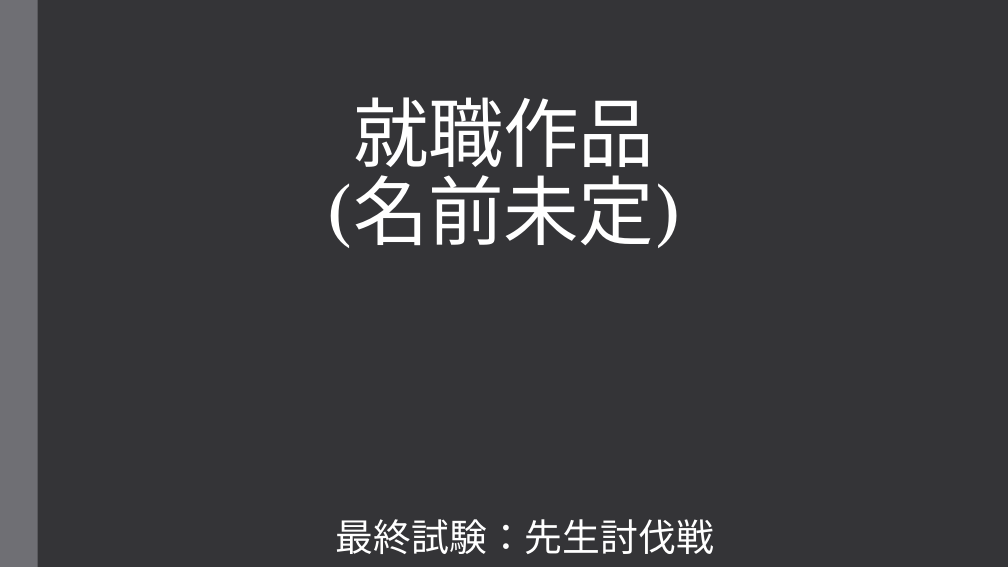
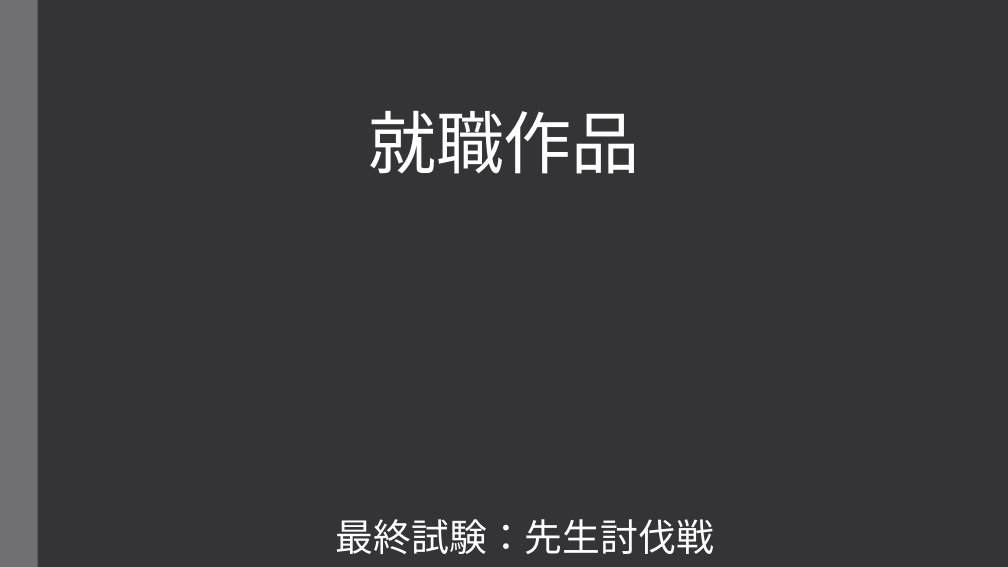
Before and after one commit to kakisawa/ProductionWork, a slide deck: slide 1 of 3DGame_3_NamelessGame/NamelessGame_企画書.pptx. Drawn at 1008x567 pixels with LibreOffice and Linux fonts; fonts in the diff are those of the drawing. Boxes give left, top, right and bottom in pixels: in the first picture for what was removed or moved away, otherwise in the second. Text is boxed around its words. In the diff, an @@ line names an element or a change of style, - is before the commit and + after.

```diff
--- a/3DGame_3_NamelessGame/NamelessGame_企画書.pptx
+++ b/3DGame_3_NamelessGame/NamelessGame_企画書.pptx
@@ title at box(369, 110, 640, 174): text changed; size 72 to 64.8 pt; font TeX Gyre Schola to Noto Sans CJK JP @@
-就職作品
-(名前未定)
+就職作品
```
Also in this commit, not shown: 1 other slide changed, 1 other file.
